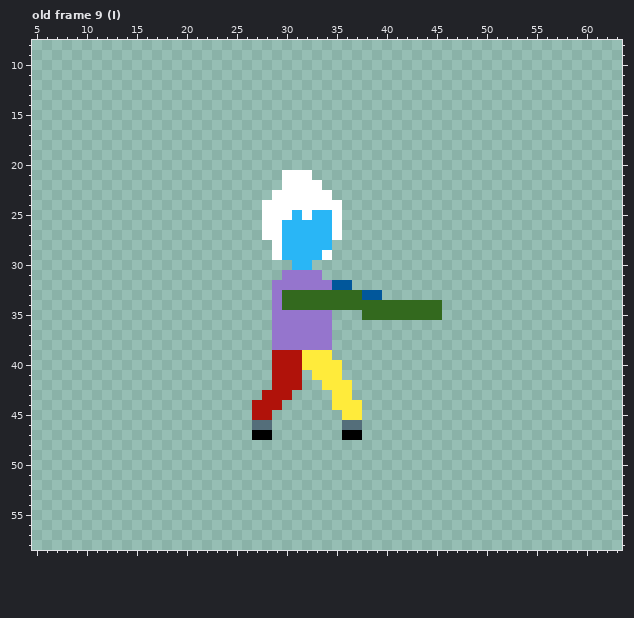
Pixel-art file, stored at Assets/Art/Characters/Player/Sword_Attack/Player_Sword_Attack_Right.aseprite. The first picture shows the starting point.
64x64 pixels, 13 frames. Shown: old frame 9 (I): x 5..63, y 8..58. The commit also changed other frames, which this record leaves out.
After the commit:
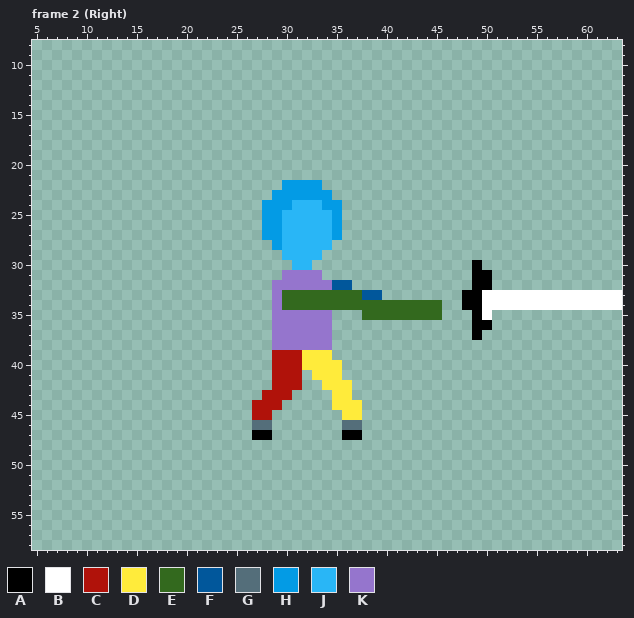
Palette (. is transparent): A #000000  B #ffffff  C #b0120a  D #ffeb3b  E #33691e  F #01579b  G #546e7a  H #039be5  J #29b6f6  K #9575cd
A new or re-ordered frame is compared with the old frame closest to it.
Commit: Body Sword Anims Started
Diff:
layer "Sword" added
layer "Hair/5" removed
layer "Hair/4" removed
layer "Hair/3" removed
layer "Hair/2" removed
layer "Hair/1" removed
frames re-ordered
Frame 2 (Right) against old frame 9 (I):
The author put colour A in row 30 at x 49; in rows 31 to 32 at x 49 to 50; in rows 33 to 34 at x 48 to 49; in row 35 at x 49; in row 36 at x 49 to 50; in row 37 at x 49.
The author put colour B in rows 33 to 34 at x 50 to 63; in row 35 at x 50.
Colour B becomes colour H in row 22 at x 30 to 33; in row 23 at x 29 to 34; in row 24 at x 28 to 30 and 34 to 35; in rows 25 to 27 at x 28 to 29 and 35; in row 28 at x 29.
Colour B becomes colour J in row 24 at x 31 to 33; in row 25 at x 30 and 32.
The author cleared colour B in row 21 at x 30 to 32; in row 29 at x 29 and 34.
Pixel boxes of the changes (left, top, right, bottom) in both pictures:
changed: (262, 170, 342, 260)
added: (462, 260, 622, 340)
